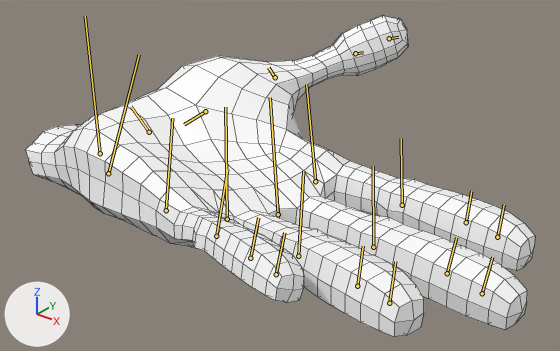
An edit to the FBX model NeonDisk/Assets/Meshes/HandTracking/OculusHand_L.fbx, drawn before and after from the same camera.
Rendered twice from a 50 mm camera at (0.248, -0.188, 0.136) aimed at (0.09, 0.009, 0.014). Arrows for +X, +Y and +Z are at lower left; the lights stay in place. The bones that bend it are drawn over the model as lines. Mesh edges are drawn as thin lines.

In view in the first picture: 'l_handMeshNode'.
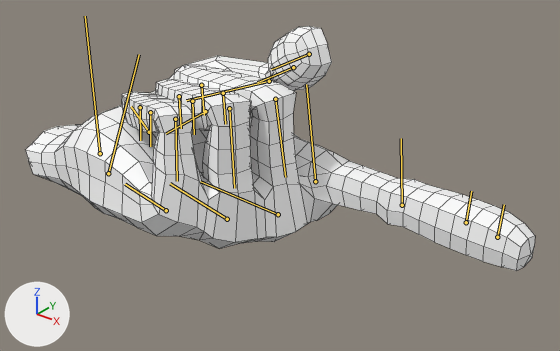
The newer file adds an action. The first version stands in its rest pose; the second is drawn at frame 7 of the action 'Take 001'.

Boxes [x1, y1, x2, y2] around the edits, measured in the pictures (560 x 351 px):
'l_handMeshNode', posed (23% shorter)
    before: [26, 16, 535, 336]
    after: [26, 26, 535, 271]
bone 'b_l_thumb1', root to tip
    before: (205, 111) to (184, 124)
    after: (205, 111) to (166, 133)
bone 'b_l_thumb2', root to tip
    before: (275, 77) to (268, 67)
    after: (269, 81) to (186, 100)
bone 'b_l_middle1', root to tip
    before: (278, 214) to (270, 97)
    after: (278, 214) to (200, 181)
bone 'b_l_middle2', root to tip
    before: (373, 247) to (373, 166)
    after: (275, 99) to (285, 177)
bone 'b_l_ring1', root to tip
    before: (227, 219) to (225, 107)
    after: (227, 219) to (170, 183)
bone 'b_l_ring2', root to tip
    before: (298, 256) to (303, 171)
    after: (229, 108) to (234, 188)
bone 'b_l_pinky1', root to tip
    before: (166, 210) to (172, 118)
    after: (166, 210) to (125, 184)
bone 'b_l_pinky2', root to tip
    before: (216, 236) to (227, 169)
    after: (175, 119) to (177, 181)

The change in detail:
Bone 'b_l_thumb1' (bone_b_l_thumb1) turns from (0, 0, 0) to (0, 0, 15) degrees about its own x, y and z.
Bone 'b_l_thumb2' (bone_b_l_thumb2) turns from (0, 0, 0) to (0, 0, 57) degrees about its own x, y and z.
Bone 'b_l_middle1' (bone_b_l_middle1) turns from (0, 0, 0) to (0, 0, 86) degrees about its own x, y and z.
Bone 'b_l_middle2' (bone_b_l_middle2) turns from (0, 0, 0) to (0, 0, 98) degrees about its own x, y and z.
Bone 'b_l_ring1' (bone_b_l_ring1) turns from (0, 0, 0) to (0, 0, 86) degrees about its own x, y and z.
Bone 'b_l_ring2' (bone_b_l_ring2) turns from (0, 0, 0) to (0, 0, 98) degrees about its own x, y and z.
Bone 'b_l_pinky1' (bone_b_l_pinky1) turns from (0, 0, 0) to (0, 0, 86) degrees about its own x, y and z.
Bone 'b_l_pinky2' (bone_b_l_pinky2) turns from (0, 0, 0) to (0, 0, 98) degrees about its own x, y and z.
